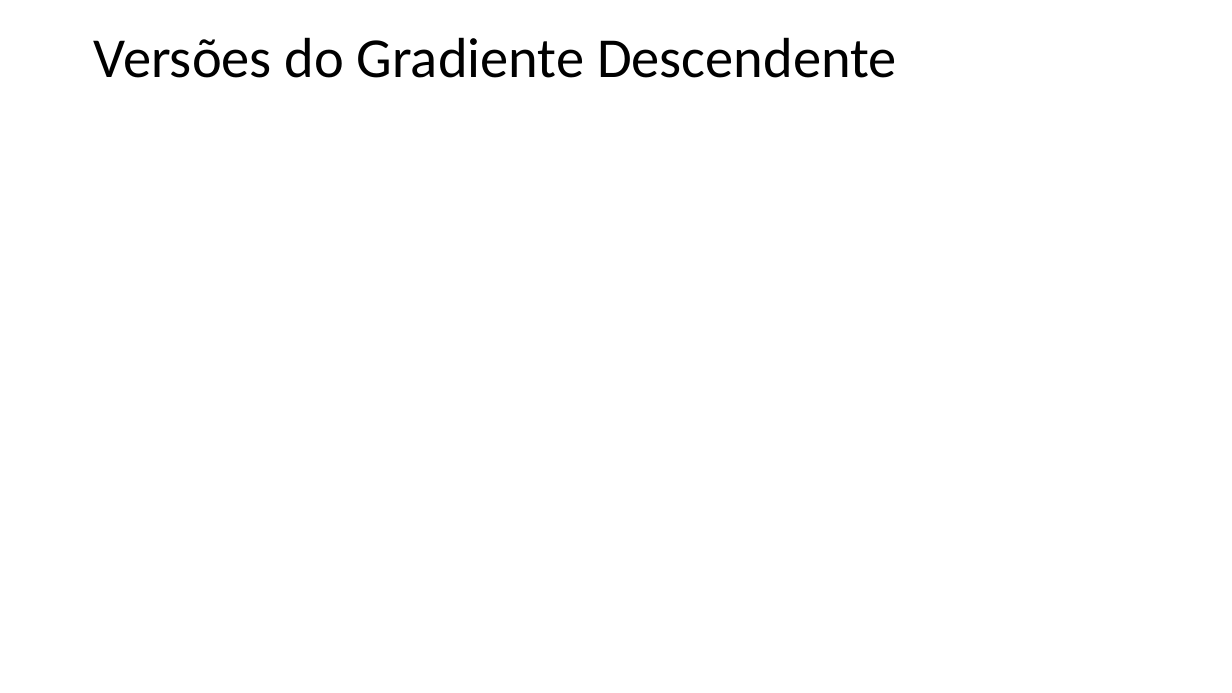
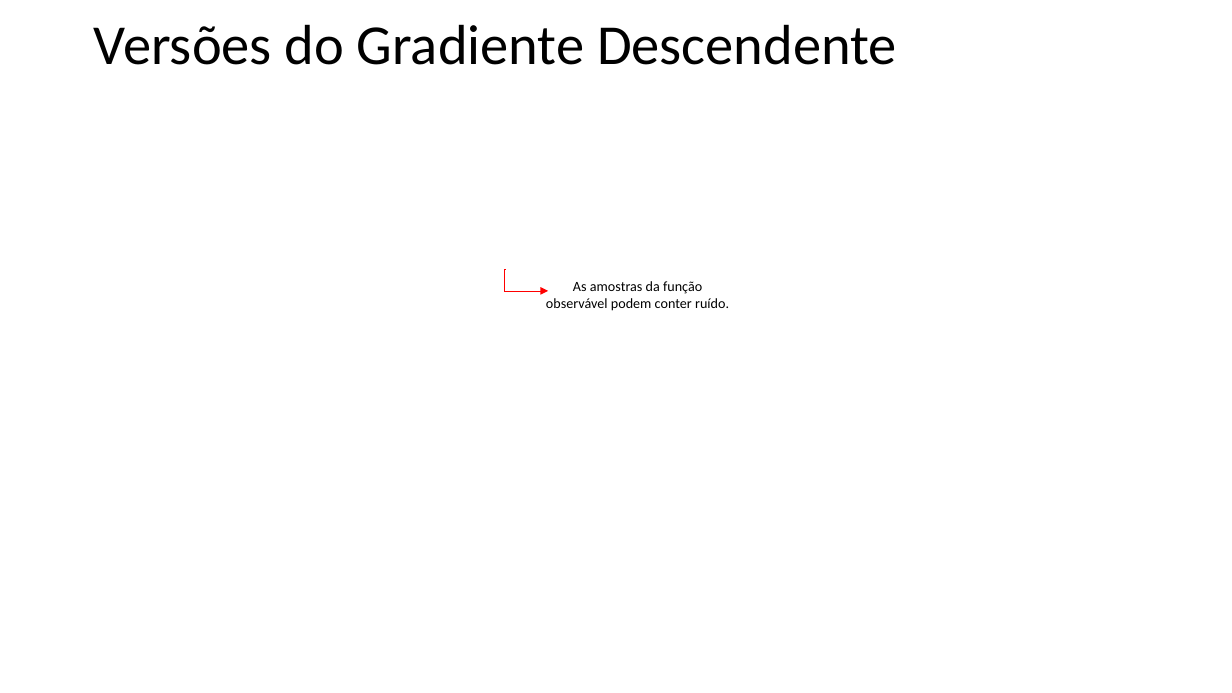
Before and after one commit to zz4fap/t319_aprendizado_de_maquina, a slide deck: slide 13 of slides/T319_Regressão_Linear (Parte II).pptx. Drawn at 1232x693 pixels with LibreOffice and Linux fonts; fonts in the diff are those of the drawing; grey boxes stand for pictures. Boxes give left, top, right and bottom in pixels: in the first picture for what was removed or moved away, otherwise in the second. Text is boxed around its words. In the diff, an @@ line names an element or a change of style, - is before the commit and + after.

```diff
--- a/slides/T319_Regressão_Linear (Parte II).pptx
+++ b/slides/T319_Regressão_Linear (Parte II).pptx
@@ title "Versões do Gradiente Descendente": place and size @@
-title "Versões do Gradiente Descendente" at box(94, 37, 897, 78)
+title "Versões do Gradiente Descendente" at box(94, 24, 897, 65)
@@ elbow arrow added from (506, 269) to (548, 291), #FF0000 0.5 pt @@
@@ text added at box(546, 281, 729, 311), 11 pt, text #000000 @@
+As amostras da função observável podem conter ruído.
```
Also in this commit, not shown: 4 other slides changed, 3 other files.
